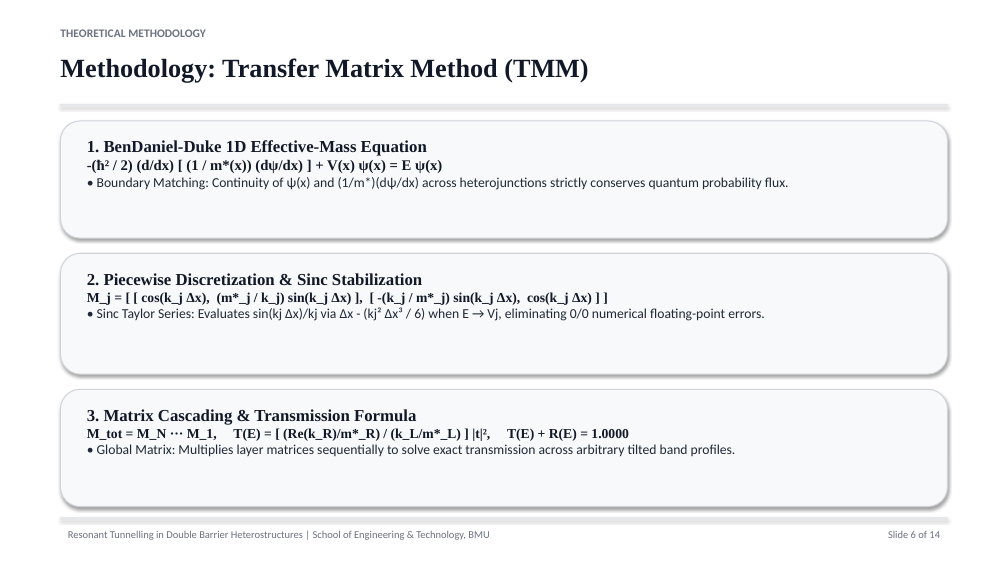
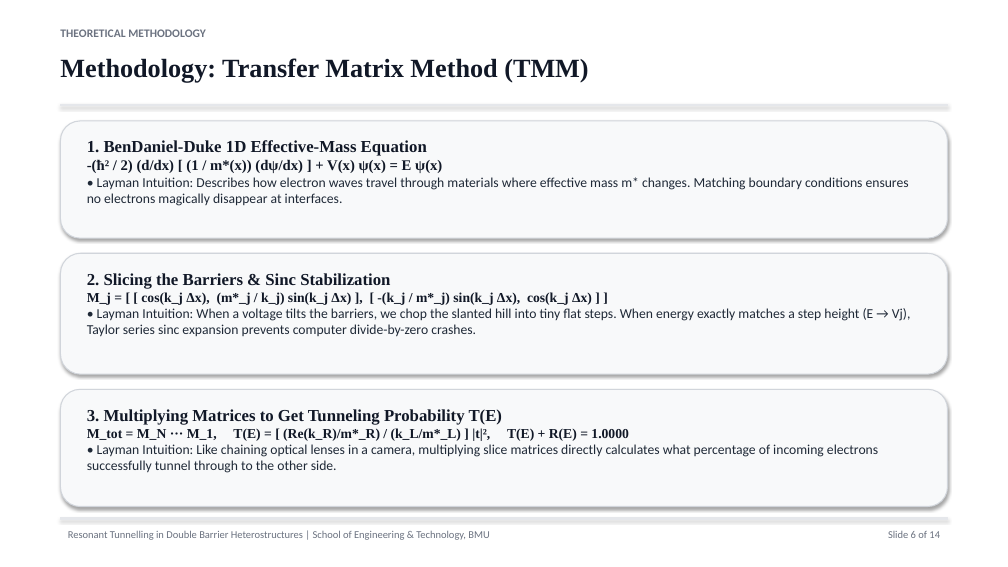
Before and after one commit to Anantgoel2005/double-barrier-simulation, a slide deck: slide 6 of Resonant_Tunnelling_Presentation.pptx. Drawn at 1008x567 pixels with LibreOffice and Linux fonts; fonts in the diff are those of the drawing. Boxes give left, top, right and bottom in pixels: in the first picture for what was removed or moved away, otherwise in the second. Text is boxed around its words. In the diff, an @@ line names an element or a change of style, - is before the commit and + after.

Commit message:
docs: enrich report and presentation with intuitive layman explanations and simplified takeaways

```diff
--- a/Resonant_Tunnelling_Presentation.pptx
+++ b/Resonant_Tunnelling_Presentation.pptx
@@ text at [87,177,909,206]: text changed @@
-• Boundary Matching: Continuity of ψ(x) and (1/m*)(dψ/dx) across heterojunctions strictly conserves quantum probability flux.
+• Layman Intuition: Describes how electron waves travel through materials where effective mass m* changes. Matching boundary conditions ensures no electrons magically disappear at interfaces.
@@ text at [87,273,390,289]: text changed @@
-2. Piecewise Discretization & Sinc Stabilization
+2. Slicing the Barriers & Sinc Stabilization
@@ text at [87,308,911,337]: text changed @@
-• Sinc Taylor Series: Evaluates sin(kj Δx)/kj via Δx - (kj² Δx³ / 6) when E → Vj, eliminating 0/0 numerical floating-point errors.
+• Layman Intuition: When a voltage tilts the barriers, we chop the slanted hill into tiny flat steps. When energy exactly matches a step height (E → Vj), Taylor series sinc expansion prevents computer divide-by-zero crashes.
@@ text at [87,409,502,425]: text changed @@
-3. Matrix Cascading & Transmission Formula
+3. Multiplying Matrices to Get Tunneling Probability T(E)
@@ text at [87,444,878,473]: text changed @@
-• Global Matrix: Multiplies layer matrices sequentially to solve exact transmission across arbitrary tilted band profiles.
+• Layman Intuition: Like chaining optical lenses in a camera, multiplying slice matrices directly calculates what percentage of incoming electrons successfully tunnel through to the other side.
```
Also in this commit, not shown: 12 other slides changed, 5 other files.
